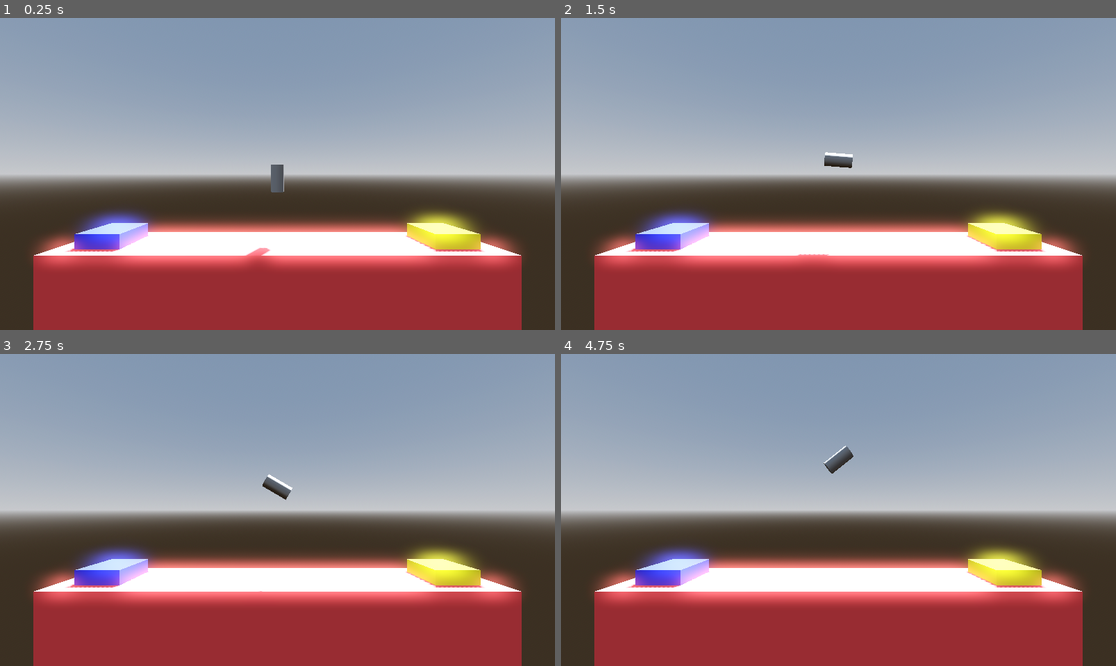
Above: before the commit, frames 1-4 (two rows, left to right).
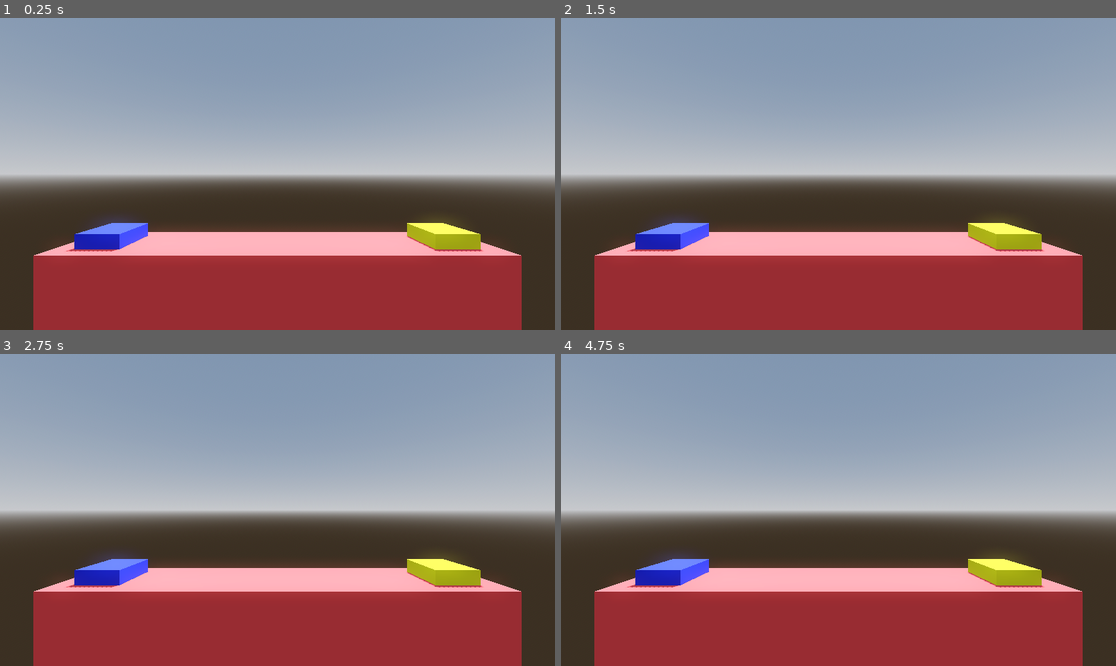
Above: after the commit, the same moments.

Repository: Durb0/GameDev_tuto_Godot_3D
Game: Godot game, scene res://scenes/level.tscn
Same seed, same stepped clock (60 frames per second), same inputs: the game is played once before the commit and once after it. This scene is started directly instead of the project's main scene.
Inputs:
- Up to frame 1 (0.25 s): no input
- Up to frame 2 (1.5 s): tap Enter (ui_accept) at 0.5, 0.77 s; hold Right (ui_right) 0.53-1.28 s; hold Left (ui_left) from 1.28 s (still down)
- Up to frame 3 (2.75 s): tap Enter (ui_accept) at 1.52 s; release Left (ui_left) at 2.03 s; hold Right (ui_right) from 2.03 s (still down)
- Up to frame 4 (4.75 s): tap Enter (ui_accept) at 3.02, 3.77, 4.52 s; release Right (ui_right) at 3.53 s; hold Left (ui_left) from 3.53 s (still down)

The runs differ from the first frame. In frame 1, 13% of the frame differs, in the area x 6-94%, y 46-81%; in frame 2, 13%; in frame 3, 13%; in frame 4, 13%, in the area x 6-94%, y 29-81%.

Commit message:
Update level.tscn

Diff:
--- a/project-boost/scenes/level.tscn
+++ b/project-boost/scenes/level.tscn
@@ -1,6 +1,4 @@
-[gd_scene load_steps=8 format=3 uid="uid://bc4ni220un4j2"]
-
-[ext_resource type="PackedScene" uid="uid://ctdj8yjh8q546" path="res://scenes/player.tscn" id="1_70cgu"]
+[gd_scene load_steps=7 format=3 uid="uid://bc4ni220un4j2"]
 
 [sub_resource type="ProceduralSkyMaterial" id="ProceduralSkyMaterial_mmcqd"]
 sky_horizon_color = Color(0.64625, 0.65575, 0.67075, 1)
@@ -53,6 +51,3 @@
 use_collision = true
 size = Vector3(3, 1, 3)
 material = SubResource("StandardMaterial3D_jkuvl")
-
-[node name="Player" parent="." instance=ExtResource("1_70cgu")]
-transform = Transform3D(1, 0, 0, 0, 1, 0, 0, 0, 1, 0, 4.68805, 0)
